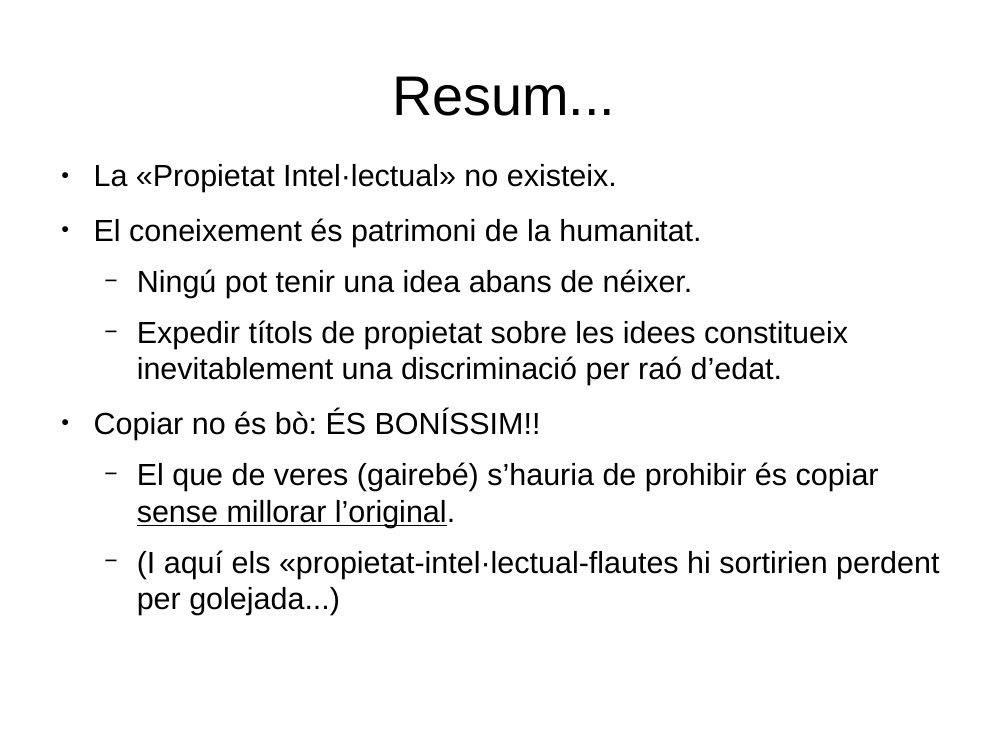
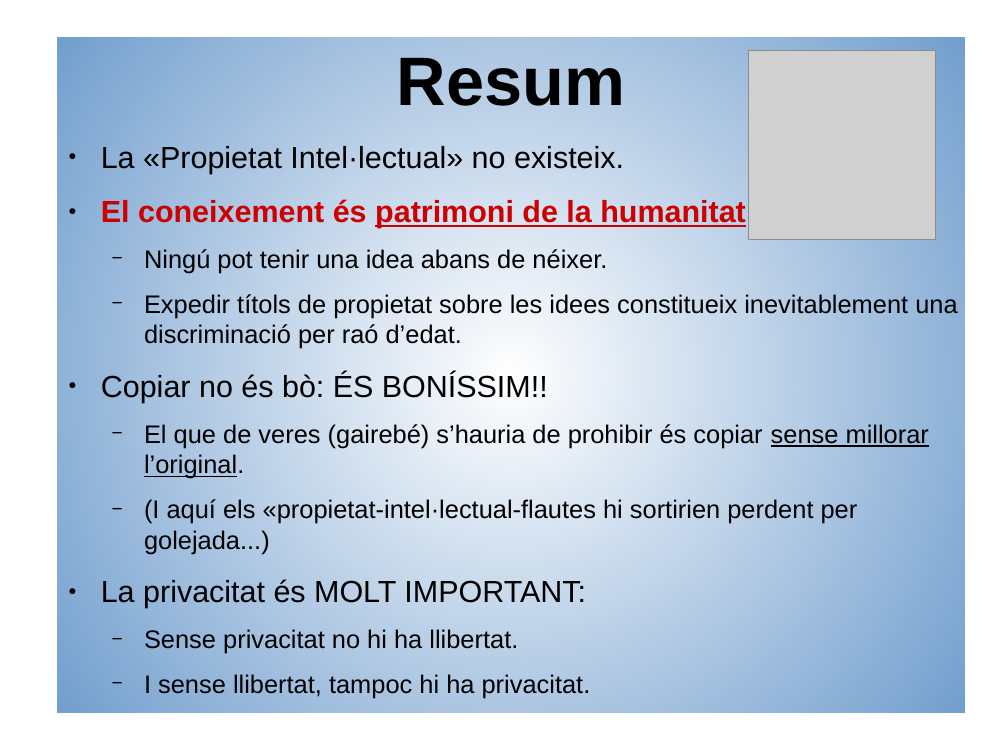
Before and after one commit to bitifet/presentacions, a slide deck: slide 53 of Bulma/NaCamella2017/PresentacioBulma.odp (slide 36 before the commit). Drawn at 1008x756 pixels with LibreOffice and Linux fonts; fonts in the diff are those of the drawing; grey boxes stand for pictures. Boxes give left, top, right and bottom in pixels: in the first picture for what was removed or moved away, otherwise in the second. Text is boxed around its words. In the diff, an @@ line names an element or a change of style, - is before the commit and + after.

```diff
--- a/Bulma/NaCamella2017/PresentacioBulma.odp
+++ b/Bulma/NaCamella2017/PresentacioBulma.odp
@@ text "Resum": place and size @@
-text "Resum" at [94,164,939,615]
+text "Resum" at [58,38,965,713]
@@ text "Resum" at [58,38,965,713]: fill none to gradient #729FCF @@
@@ text at [397,57,626,106]: paragraph added @@
+Resum
@@ picture added at [749,50,937,240] @@
@@ title removed at [392,76,615,116] @@
-Resum...
@@ text at [101,198,957,554]: text colour #000000 to #CC0000, bold on in "El coneixement és patrimoni de la humanitat."; underline on in "patrimoni de la humanitat."; size 24 to 20 pt in "Ningú pot tenir una idea abans de ...", "Expedir títols de propietat sobre les idees ...", "El que de veres (gairebé) s’hauria de ...", "(I aquí els «propietat-intel·lectual-flautes hi sortirien pe ..." @@
@@ text at [101,579,591,699]: paragraphs added @@
+● La privacitat és MOLT IMPORTANT:
+  − Sense privacitat no hi ha llibertat.
+  − I sense llibertat, tampoc hi ha privacitat.
```
Also in this commit, not shown: 4 other slides changed, 20 slides added, 2 slides removed, 1 other file.
